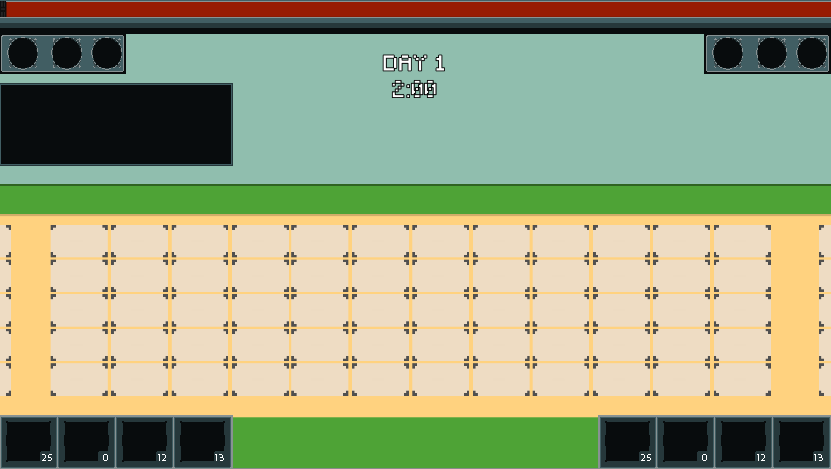
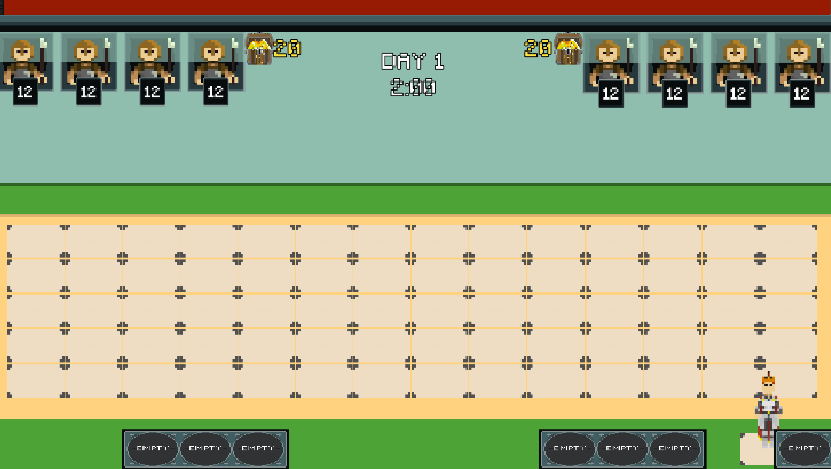
The second 831px x 469px image is a revision of the first. Changes to its layers:
added layer "Layer 12" above "Layer 8" over [774, 429, 831, 469]
renamed "Layer 5 copy" to "Layer 8", painted on it over [0, 0, 831, 469]
removed layer "Layer 6 copy" over [0, 34, 126, 74]
removed layer "Layer 7 copy" over [0, 83, 233, 166]
removed layer "Layer 5" over [598, 415, 831, 469]
removed layer "Layer 6" over [704, 34, 831, 74]
hid "Layer 4" over [0, 0, 831, 469]
